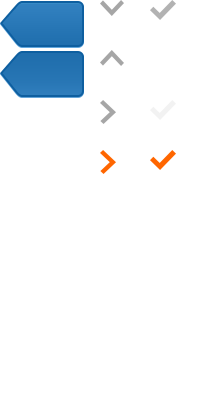
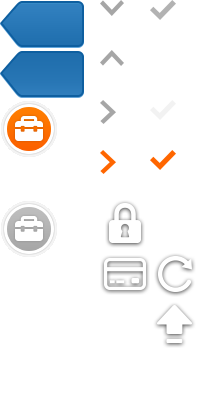
Revision of a layered (200, 400) image; what changed, layer by layer:
added layer "顶部" above "刷新" over left=153, top=302, right=196, bottom=348
added layer "刷新" above "代付" over left=154, top=253, right=196, bottom=297
added layer "代付" above "密码" over left=100, top=255, right=150, bottom=295
added layer "密码" above "矢量智能对象" over left=105, top=200, right=145, bottom=248
added layer "矢量智能对象" above "矢量智能对象 拷贝" over left=1, top=201, right=57, bottom=257
added layer "矢量智能对象 拷贝" above "圆角矩形 15 副本" over left=1, top=101, right=57, bottom=157
